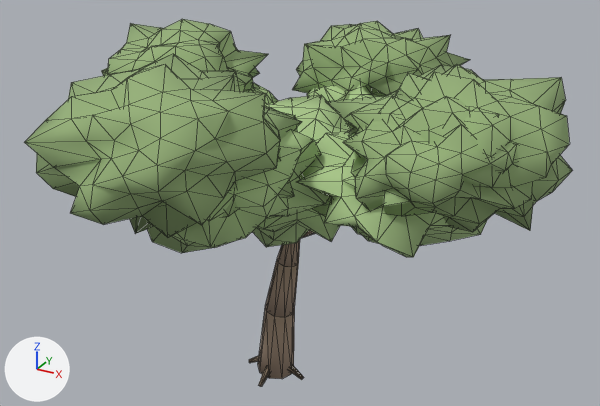
The glTF model assets/models/tree_green2.glb as it was, and as the next commit left it.
Before and after are seen from a camera (50 mm lens) standing at (5.83, -9.77, 7.9) and looking at (0.39, 0.11, 2.96). Every picture has the same lights, and +X, +Y and +Z are marked at lower left. The first picture is the older version. Mesh edges are drawn as thin lines. Vertices at exactly the same position are counted once.

Names of what the first picture shows: 'geometry_0'.
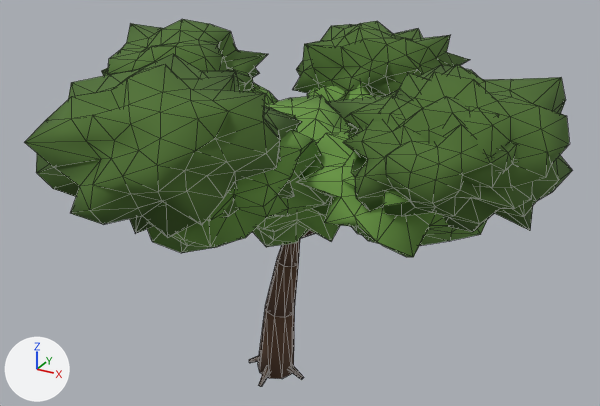
Pixel boxes [x1, y1, x2, y2] of what changed, in the pictures (600 x 406 px):
part 1 of me_geometry_0, recoloured (darker)
    both: [147, 83, 487, 257]
part 2 of me_geometry_0, recoloured (green to dark green)
    both: [24, 19, 573, 238]
part 3 of me_geometry_0, recoloured (beige to brown)
    both: [249, 230, 315, 387]

The edits, one by one:
me_geometry_0 has 2037 vertices, 4002 faces and spans x -3.33..4.18, y -3.75..3.79, z -0.08..5.53.
me_geometry_0 is used by ob_geometry_0; location (0.0, 0.0, 0.0).
me_geometry_0 part 1: 1920 faces centred in x -2.09..3.35, y -2.96..2.57, z 2.66..4.91 are repainted in the vertex colours; the middle colour goes from green #afcd8f to green #6c9b45.
me_geometry_0 part 2: 1600 faces centred in x -3.09..4.1, y -3.66..3.67, z 3.55..5.46 are repainted in the vertex colours; the middle colour goes from green #96b179 to dark green #4d702e.
me_geometry_0 part 3: 482 faces centred in x -1.7..2.83, y -2.32..2.41, z -0.06..4.24 are repainted in the vertex colours; the middle colour goes from beige #a08b78 to brown #5a402e.
